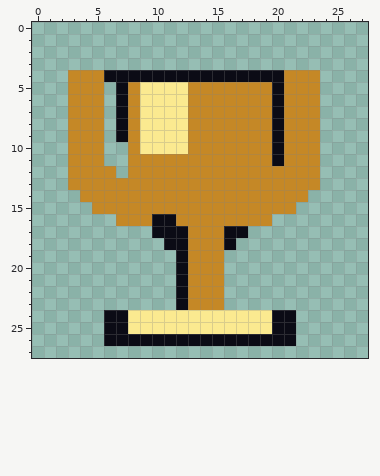
Edited in one commit: pixel-art file (ArtSource/MenuUI/native/Challenges.aseprite). Above is the file before it was changed.
28x28 pixels, 1 frame. Colours within 5 levels of each other are drawn and written as one.
Once edited:
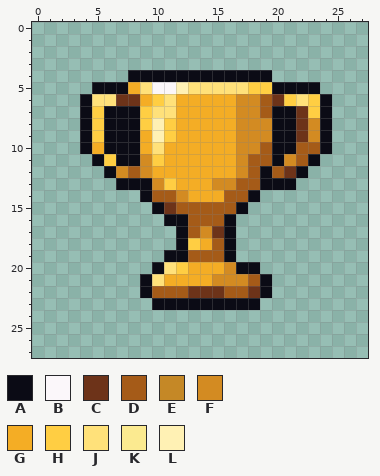
Palette (. is transparent): A #0b0b15  B #fbf7fa  C #6d3319  D #a55b18  E #c58826  F #d38b22  G #f4ad25  H #ffce43  J #ffe17a  K #fbea90  L #fff1b4
Diff:
Changed rows in their new state; - is an unchanged pixel.
first column x 3:
 4 .....------------....-
 5 ..AA-GJBBLJJJJJHH-AAA-
 6 .AJJCCGHJGGGGGFFDCHJHA
 7 .AHA-AHJJGGGGGFFD-ACHA
 8 .AHA-AHLHGGGGGFFF-ACFA
 9 .AHA-AGLHGGGGGFFF-ACFA
10 .AGAAAGJGGGGGGFFD-ADDA
11 ..AHAAFHGGGGGGFDD-FDA-
12 ...AFDFGGGGGGGFDADCA.-
13 ....AAAFHGGGFFDDAAA..-
14 -.....ADDFGGGDDA....--
15 --.....ACDDDDDA....---
16 ----....-ADDDA...-----
17 -------..-DFC-.-------
18 --------.-HGD---------
19 --------A-DDDA--------
20 -------AJHGGGFAA------
21 ------AJGGGGFFFDA-----
22 ------ADDDCCCDDCA-----
23 -------AA-AAAAAA------
24 ---................---
25 ---................---
26 ---................---
